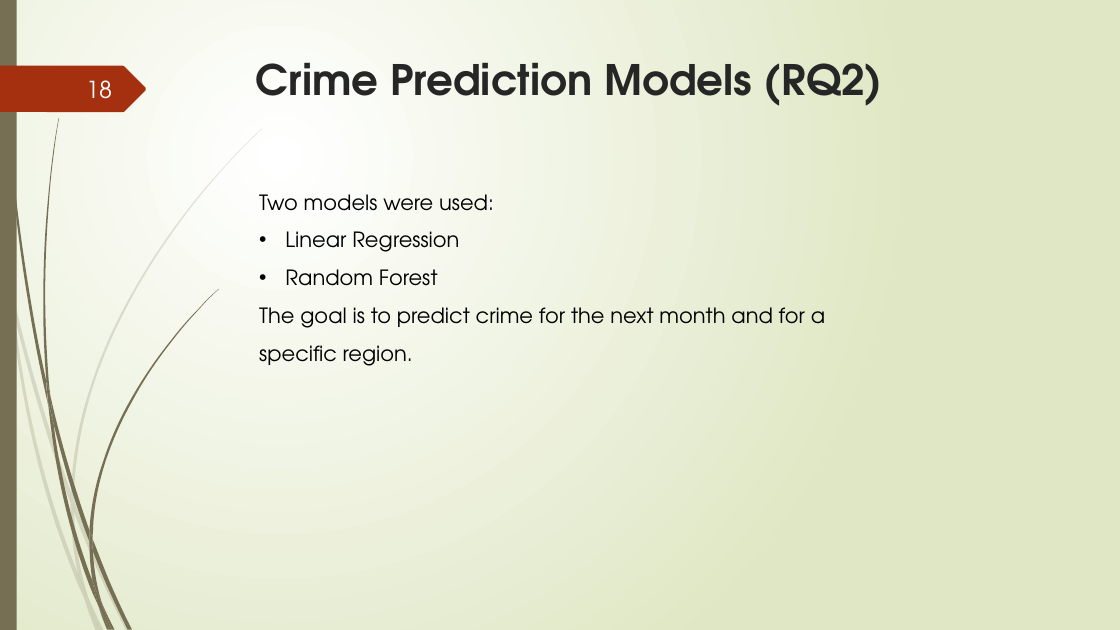
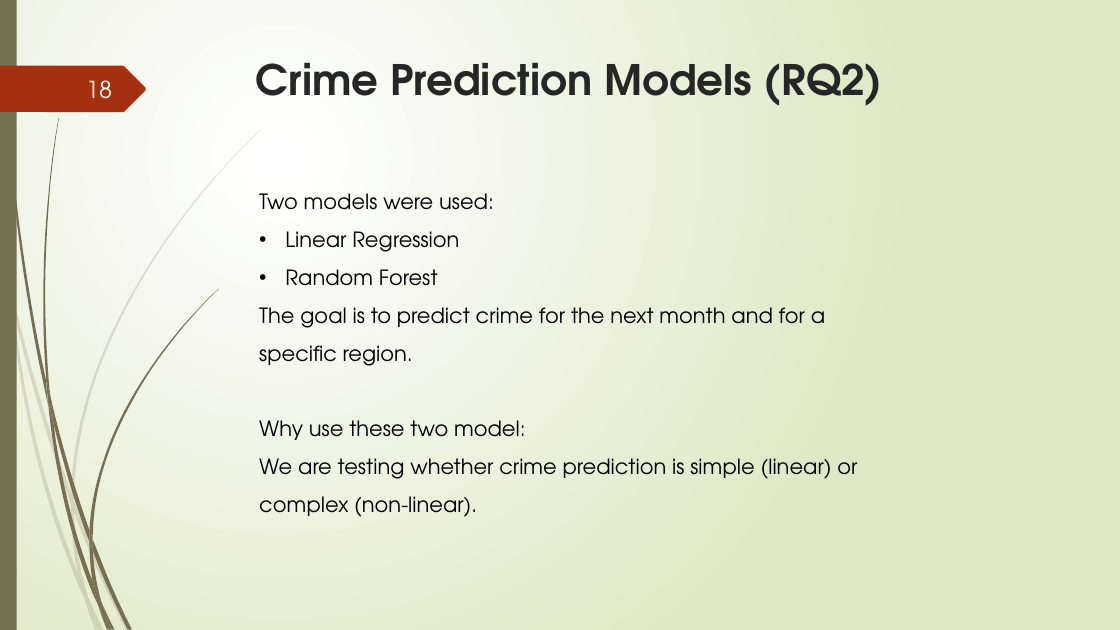
Before and after one commit to ruslan-durrani/herts-ds-project-24079307, a slide deck: slide 18 of data/Presentation Document ppt.pptx. Drawn at 1120x630 pixels with LibreOffice and Linux fonts; fonts in the diff are those of the drawing. Boxes give left, top, right and bottom in pixels: in the first picture for what was removed or moved away, otherwise in the second. Text is boxed around its words. In the diff, an @@ line names an element or a change of style, - is before the commit and + after.

Commit message:
update

```diff
--- a/data/Presentation Document ppt.pptx
+++ b/data/Presentation Document ppt.pptx
@@ text at (259, 420, 857, 517): paragraphs added @@
+Why use these two model:
+We are testing whether crime prediction is simple (linear) or complex (non-linear).
```
Also in this commit, not shown: 6 other slides changed.
